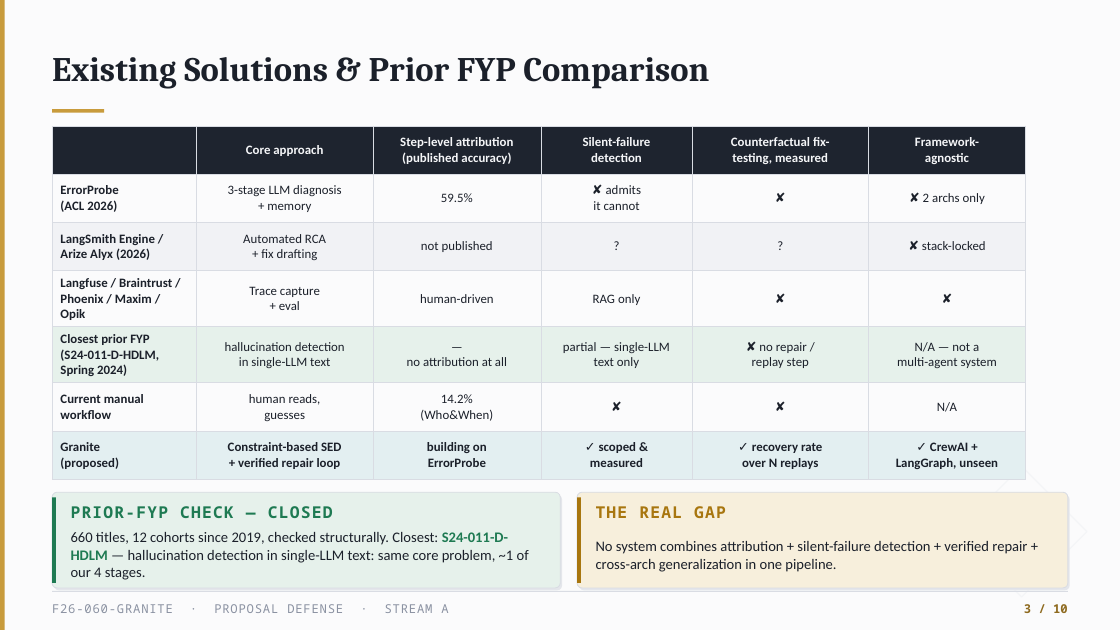
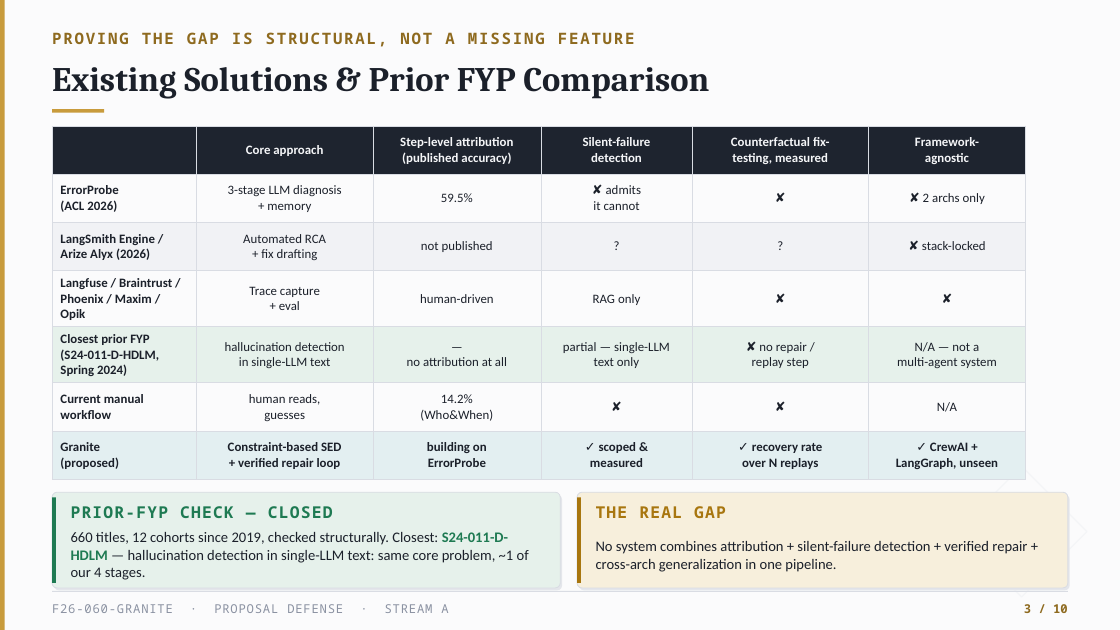
Before and after one commit to Shahoud867/Final-Year-Project, a slide deck: slide 3 of markdowns/05-deliverables/proposal-deck/Granite_Proposal_Defense_v2.pptx. Drawn at 1120x630 pixels with LibreOffice and Linux fonts; fonts in the diff are those of the drawing. Boxes give left, top, right and bottom in pixels: in the first picture for what was removed or moved away, otherwise in the second. Text is boxed around its words. In the diff, an @@ line names an element or a change of style, - is before the commit and + after.

Commit message:
Revert "feat: v2 deck — real architecture/pipeline/workflow diagrams, CCP trim to 6, layout polish"
This reverts commit 2749225. (git revert could not be used directly — the
.pptx binary triggered a merge conflict — so the files were restored by
hand to their exact pre-commit content and committed as the equivalent
revert.)

```diff
--- a/markdowns/05-deliverables/proposal-deck/Granite_Proposal_Defense_v2.pptx
+++ b/markdowns/05-deliverables/proposal-deck/Granite_Proposal_Defense_v2.pptx
@@ text "Existing Solutions & Prior FYP ...": place and size @@
-text "Existing Solutions & Prior FYP ..." at (52, 57, 709, 89)
+text "Existing Solutions & Prior FYP ..." at (52, 67, 709, 99)
@@ text added at (52, 32, 635, 47), 13.5 pt, text #8E6A1F, bold @@
+PROVING THE GAP IS STRUCTURAL, NOT A MISSING FEATURE
```
Also in this commit, not shown: 9 other slides changed, 4 other files.
